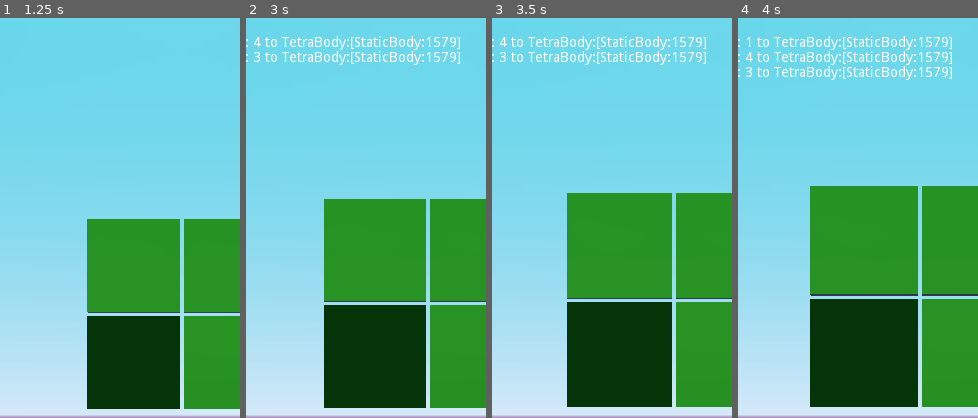
Above: before the commit, frames 1-4 (left to right).
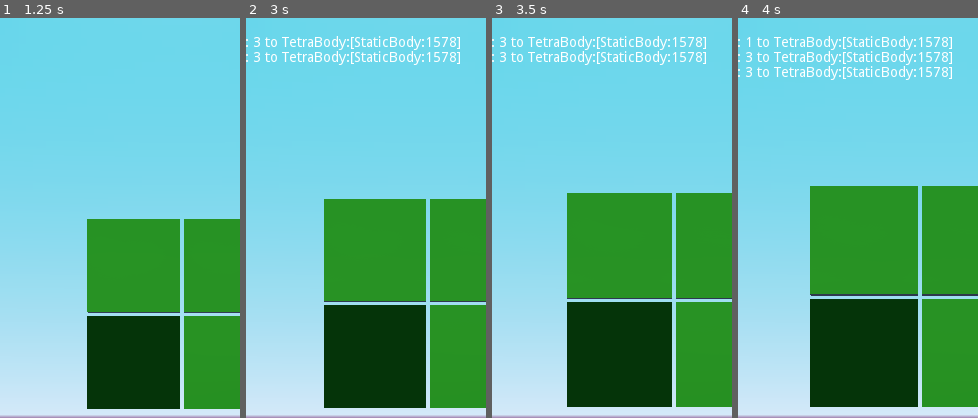
Above: after the commit, the same moments.

Repository: bentles/Tetra
Game: Godot game, scene res://Game.tscn
Two runs of this game, one before a commit and one after it. Both use one fixed random seed, a clock stepped at 60 frames per second and the inputs below.
Inputs (mouse positions are % of the whole screen's width and height, from its top left):
- Up to frame 1 (1.25 s): tap Enter at 0.5 s; move the mouse to (72, 45) at 0.52 s; click (72, 45) at 0.67 s
- Up to frame 2 (3 s): drag from (30, 55) to (45, 70) at 1.27 s; move the mouse to (60, 28) at 2.02 s; click (60, 28) at 2.17 s; tap Space at 2.75 s; drag from (45, 70) to (20, 35) at 2.77 s
- Up to frame 3 (3.5 s): no input
- Up to frame 4 (4 s): move the mouse to (80, 65) at 3.52 s; click (80, 65) at 3.67 s
The pictures show only the part of the screen within x 12-62%, y 0-50%; the shares and areas given below are measured in that part.

Frame 1 is identical in both runs. In frame 2, 0.1% of the frame differs, in the area x 3-88%, y 4-11%; in frame 3, 0.1%; in frame 4, 0.1%, in the area x 3-88%, y 4-15%.

Commit message:
faster swipe and removed unused autoload

Diff:
--- a/Input/InputHandler.gd
+++ b/Input/InputHandler.gd
@@ -3,7 +3,7 @@
 
 const HOLD_TIME = 0.3
 const SWIPE_SPEED = 100
-const FAST_SWIPE_SPEED = 350
+const FAST_SWIPE_SPEED = 500
 
 const GameInputEvent = preload("res://Input/GameInputEvent.gd")
 var game_event = GameInputEvent.NONE
--- a/project.godot
+++ b/project.godot
@@ -30,10 +30,6 @@
 run/main_scene="res://Game.tscn"
 config/icon="res://icon.png"
 
-[autoload]
-
-InputManager="*res://InputManager.gd"
-
 [display]
 
 window/size/width=1080
